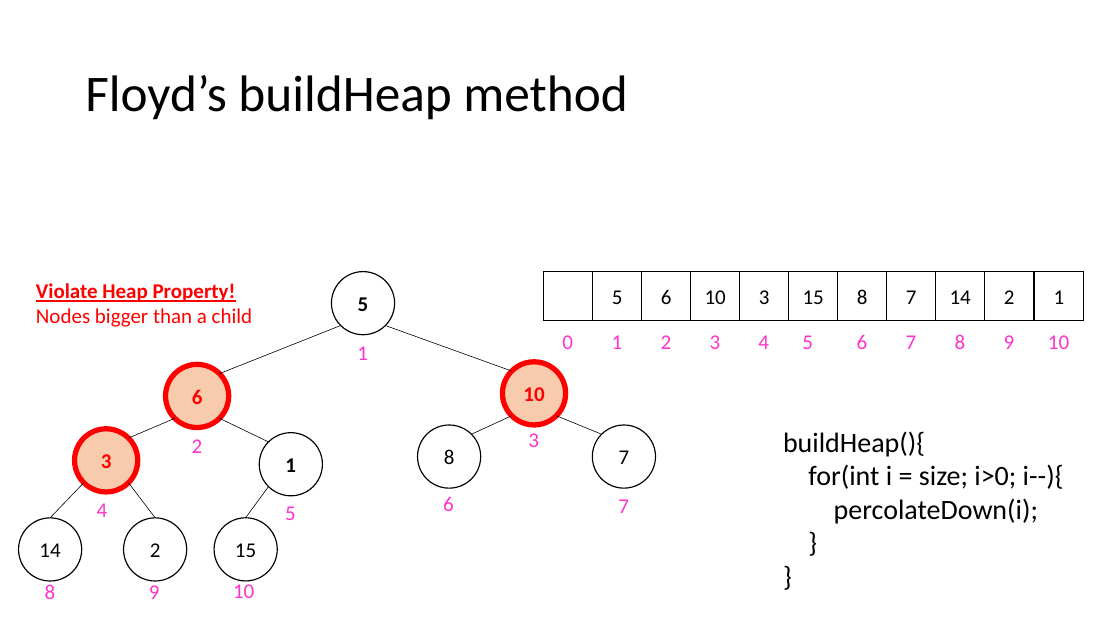
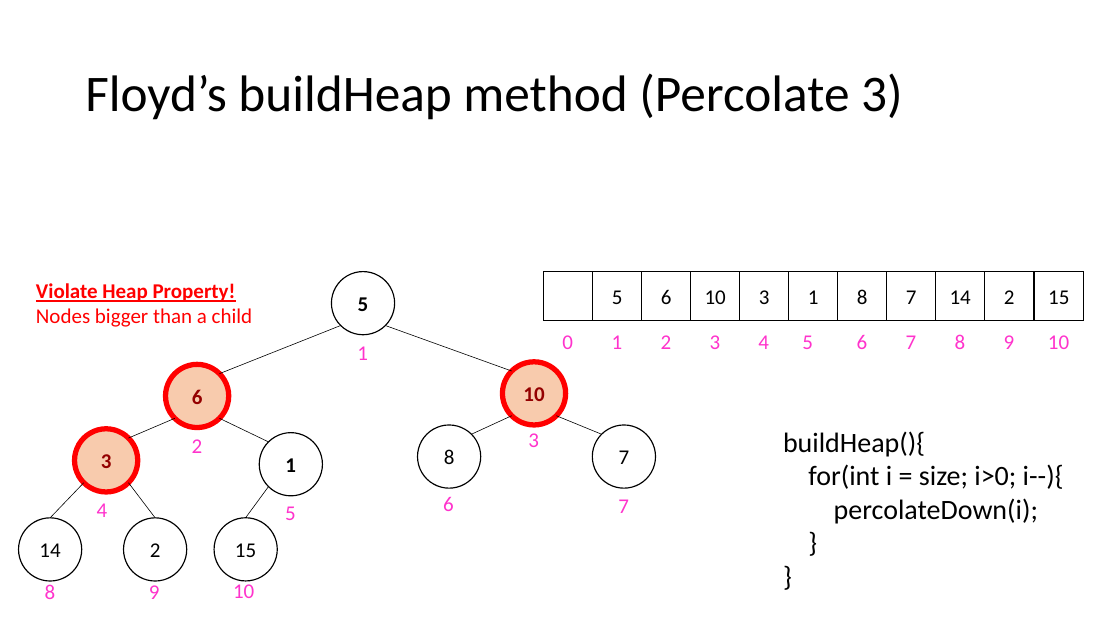
Before and after one commit to natebrunelle/cse332, a slide deck: slide 31 of demo_site/files/slides/lecture5_pqs_inka.pptx. Drawn at 1120x630 pixels with LibreOffice and Linux fonts; fonts in the diff are those of the drawing; grey boxes stand for pictures. Boxes give left, top, right and bottom in pixels: in the first picture for what was removed or moved away, otherwise in the second. Text is boxed around its words. In the diff, an @@ line names an element or a change of style, - is before the commit and + after.

```diff
--- a/demo_site/files/slides/lecture5_pqs_inka.pptx
+++ b/demo_site/files/slides/lecture5_pqs_inka.pptx
@@ title at (85,73,903,120): text changed @@
-Floyd’s buildHeap method
+Floyd’s buildHeap method (Percolate 3)
@@ text in rectangle at (808,290,819,304): text changed @@
-15
+1
@@ text in rectangle at (1048,290,1069,304): text changed @@
-1
+15
@@ text colour #FF0000 to #940000 in 3 elements at (166,365,229,428), (502,362,565,425), (75,429,138,492) @@
```
Also in this commit, not shown: 30 other slides changed, 1 slide added, 1 slide removed, 14 other files.
